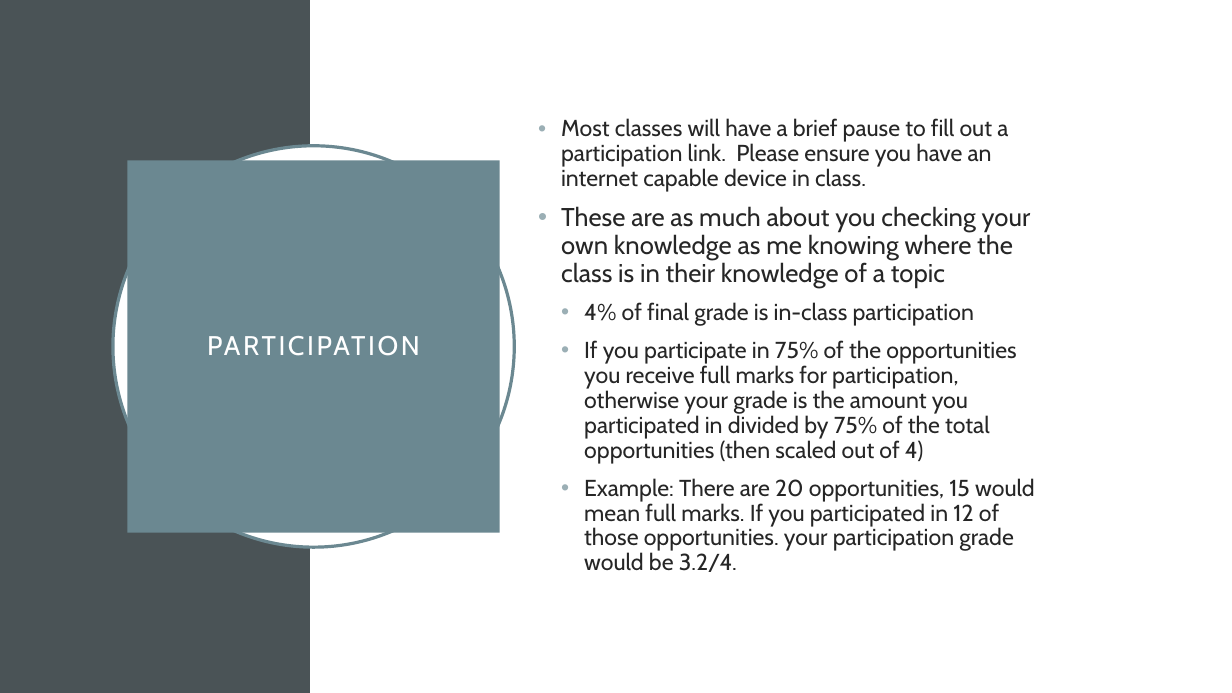
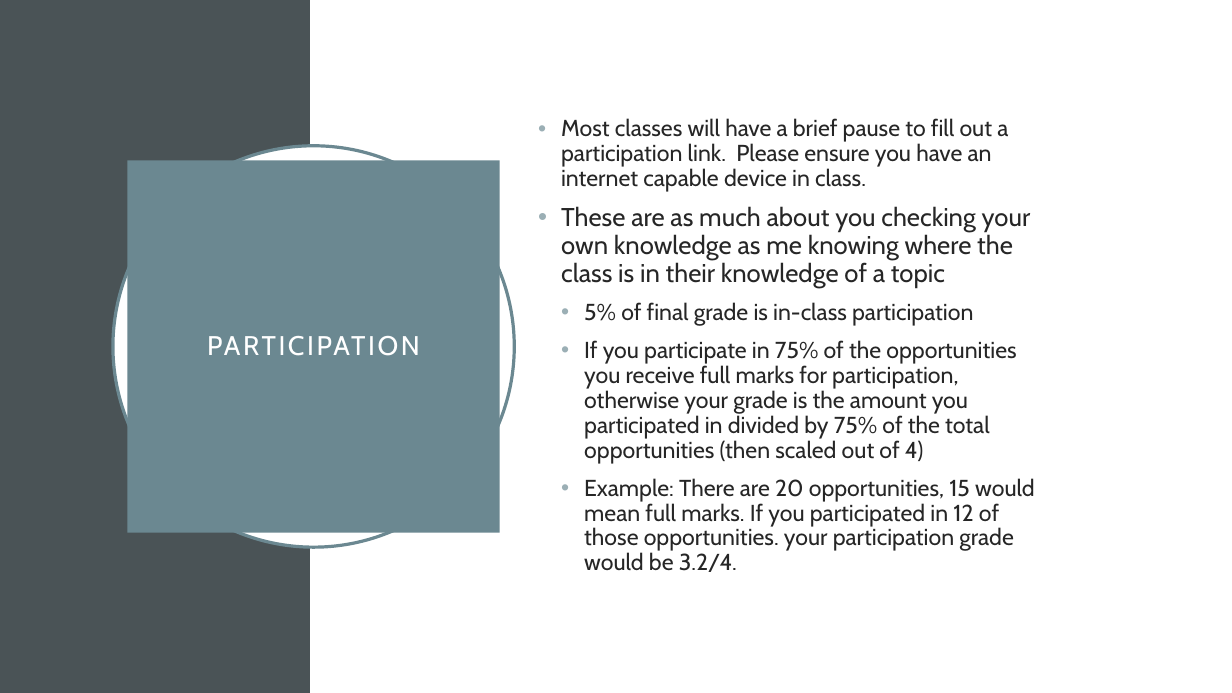
Before and after one commit to UPEI-CS/CS1910-Students, a slide deck: slide 16 of lectures/01-Course-Orientation/CS1910_Course-Orientation_Lecture.pptx. Drawn at 1232x693 pixels with LibreOffice and Linux fonts; fonts in the diff are those of the drawing. Boxes give left, top, right and bottom in pixels: in the first picture for what was removed or moved away, otherwise in the second. Text is boxed around its words. In the diff, an @@ line names an element or a change of style, - is before the commit and + after.

```diff
--- a/lectures/01-Course-Orientation/CS1910_Course-Orientation_Lecture.pptx
+++ b/lectures/01-Course-Orientation/CS1910_Course-Orientation_Lecture.pptx
@@ text at [584,302,973,326]: text changed @@
-  • 4% of final grade is in-class participation
+  • 5% of final grade is in-class participation
```
Also in this commit, not shown: 11 other slides changed, 2 slides removed, 1 other file.
